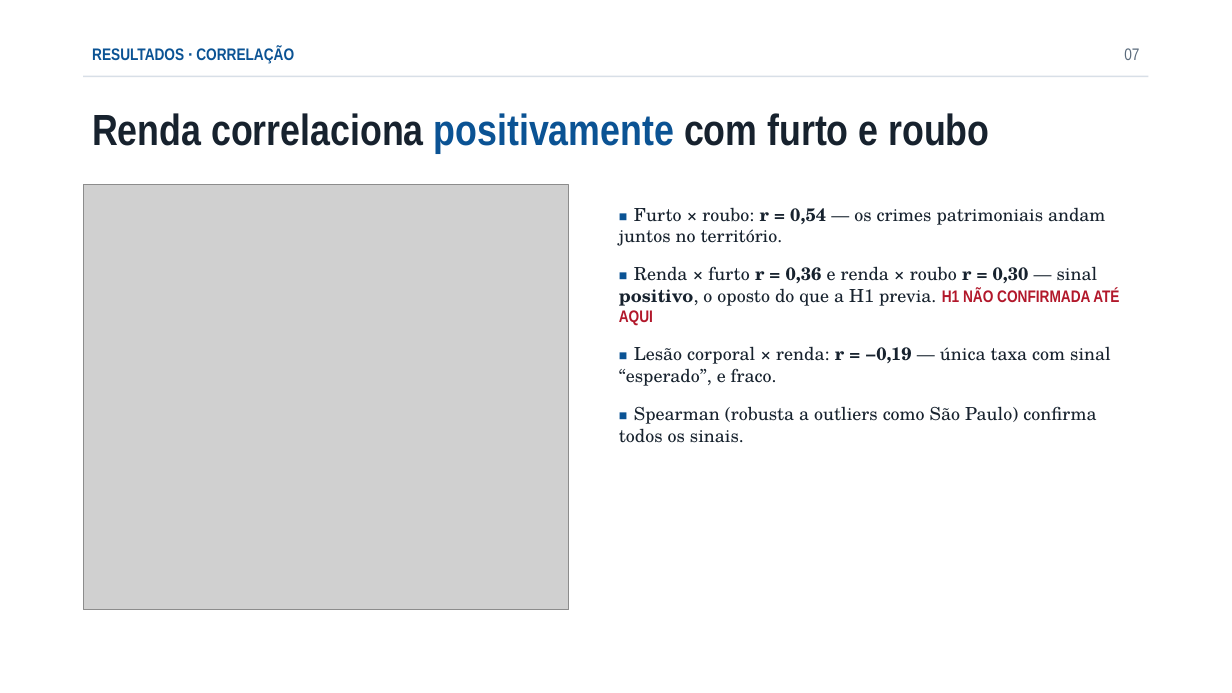
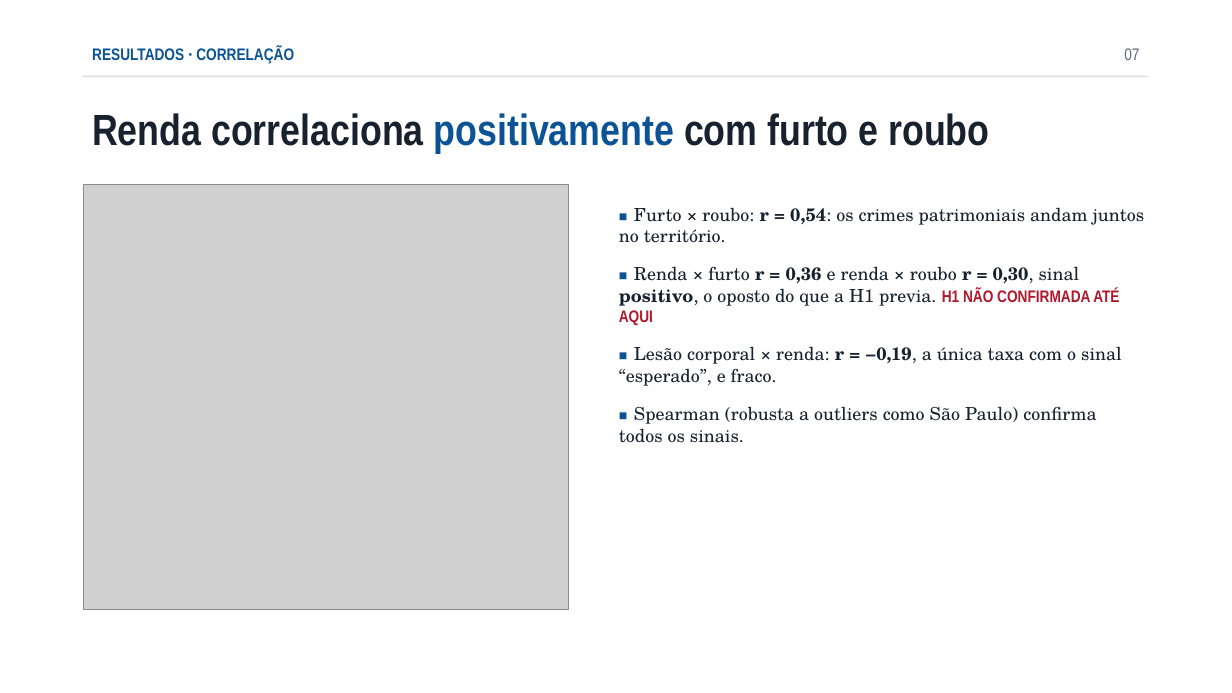
Before and after one commit to euusoujc/territory, a slide deck: slide 7 of slides/apresentacao.pptx. Drawn at 1232x693 pixels with LibreOffice and Linux fonts; fonts in the diff are those of the drawing; grey boxes stand for pictures. Boxes give left, top, right and bottom in pixels: in the first picture for what was removed or moved away, otherwise in the second. Text is boxed around its words. In the diff, an @@ line names an element or a change of style, - is before the commit and + after.

```diff
--- a/slides/apresentacao.pptx
+++ b/slides/apresentacao.pptx
@@ text at <box>619,207,1145,386</box>: text changed @@
-■ Furto × roubo: r = 0,54 — os crimes patrimoniais andam juntos no território.
-■ Renda × furto r = 0,36 e renda × roubo r = 0,30 — sinal positivo, o oposto do que a H1 previa. H1 NÃO CONFIRMADA ATÉ AQUI
-■ Lesão corporal × renda: r = −0,19 — única taxa com sinal “esperado”, e fraco.
+■ Furto × roubo: r = 0,54: os crimes patrimoniais andam juntos no território.
+■ Renda × furto r = 0,36 e renda × roubo r = 0,30, sinal positivo, o oposto do que a H1 previa. H1 NÃO CONFIRMADA ATÉ AQUI
+■ Lesão corporal × renda: r = −0,19, a única taxa com o sinal “esperado”, e fraco.
```
Also in this commit, not shown: 9 other slides changed, 1 slide added, 25 other files.
